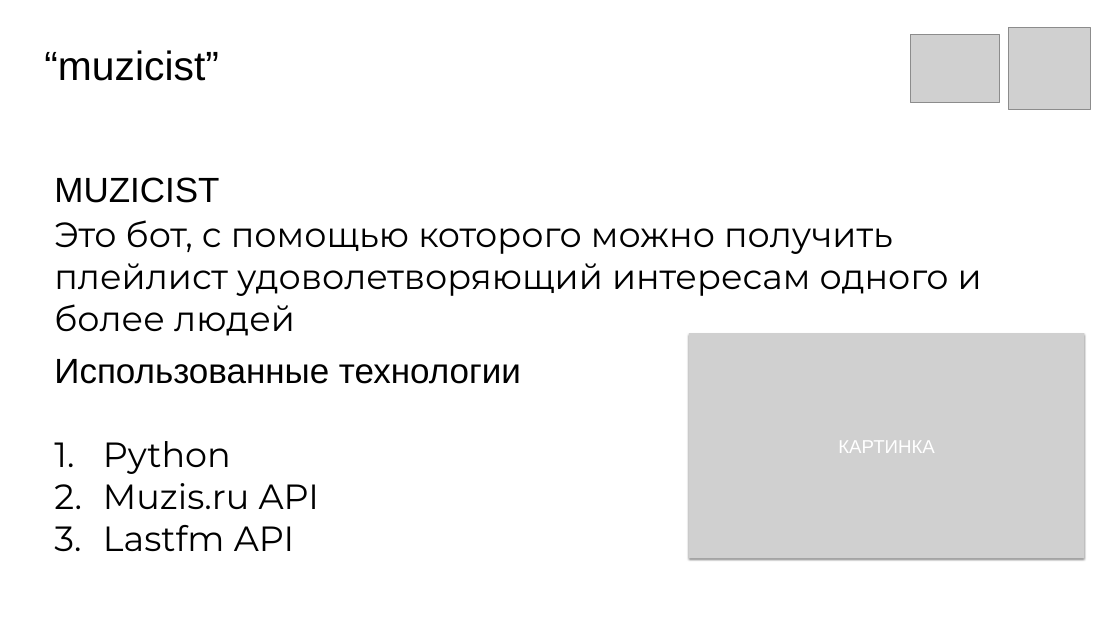
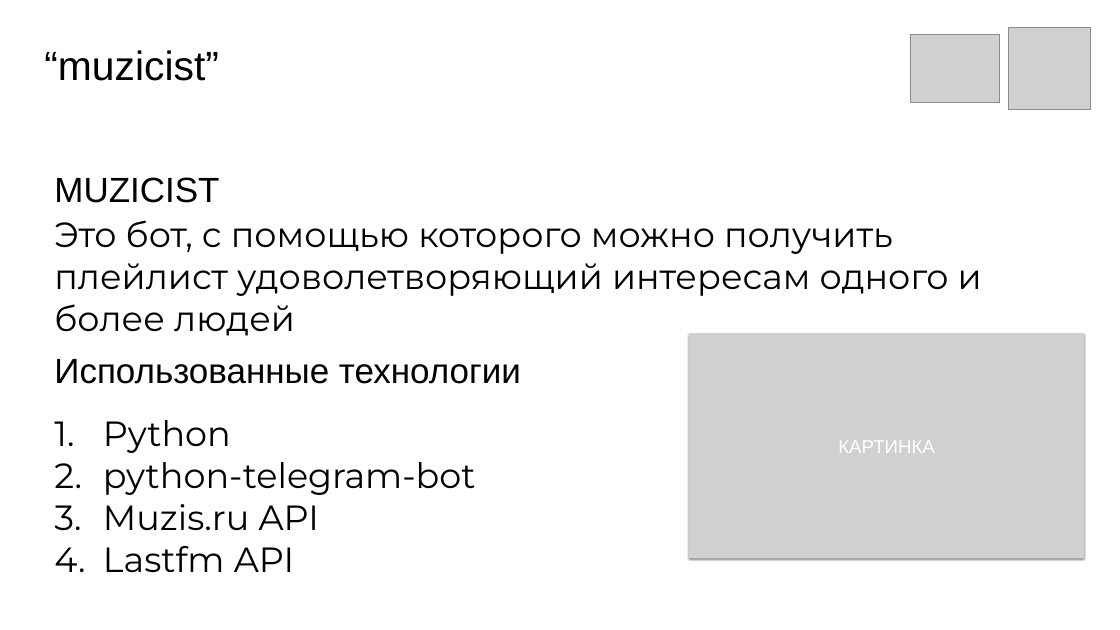
Before and after one commit to ivanbalashov239/muzicist, a slide deck: slide 3 of muzicist.pptx. Drawn at 1120x630 pixels with LibreOffice and Linux fonts; fonts in the diff are those of the drawing; grey boxes stand for pictures. Boxes give left, top, right and bottom in pixels: in the first picture for what was removed or moved away, otherwise in the second. Text is boxed around its words. In the diff, an @@ line names an element or a change of style, - is before the commit and + after.

```diff
--- a/muzicist.pptx
+++ b/muzicist.pptx
@@ text "Python": place and size @@
-text "Python" at (103, 441, 319, 551)
+text "Python" at (103, 420, 476, 572)
@@ text at (103, 462, 476, 495): paragraph added @@
+2. python-telegram-bot
```
Also in this commit, not shown: 6 other slides changed, 2 slides added, 4 slides removed.
